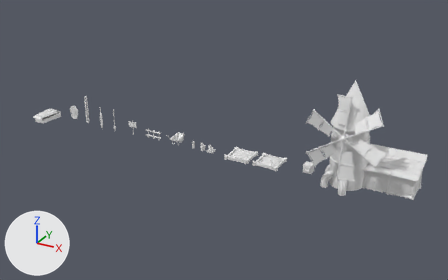
The FBX model Assets/Graph/Mesh/asset_lucas.fbx: old version first, new version second.
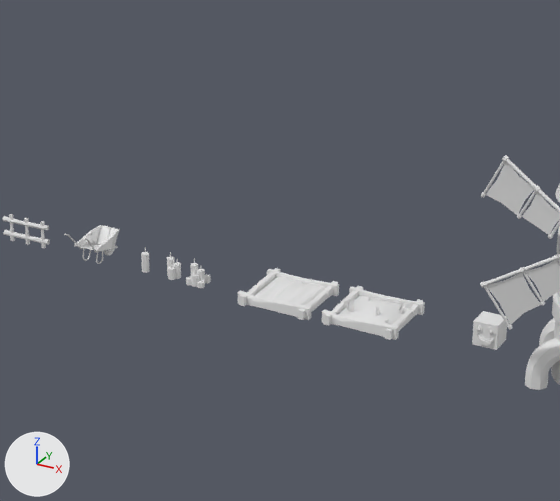
The first picture shows the older version from a camera (50 mm lens) standing at (37.5, -60.2, 32.1) and looking at (4.2, 0.4, 1.8). The close-ups show both versions on the part from 32% to 74% of the width and 20% to 80% of the height of that picture; other places that the commit changed are outside them. Lighting does not change. The marker at lower left points along +X, +Y and +Z. Where no turn or scale is listed for an object, it has been applied to the vertices.

Script lines for the objects in view, before the commit:
```python
me_bougie_grand = bpy.data.meshes.new('bougie grand')
me_bougie_grand.from_pydata(...)  # 339 vertices, 323 faces; spans x -0.395..0.468, y -0.395..0.45, z 0.03..1.111
me_bougie_grand.materials.append(mat_material)  # white #e7e7e7
me_bougie_moyen = bpy.data.meshes.new('bougie moyen')
me_bougie_moyen.from_pydata(...)  # 124 vertices, 118 faces; spans x -0.314..0.323, y -0.274..0.269, z 0.033..1.111
me_bougie_moyen.materials.append(mat_material)  # white #e7e7e7
me_moulin = bpy.data.meshes.new('moulin')
me_moulin.from_pydata(...)  # 3842 vertices, 4032 faces; spans x -6.37..5.83, y -4.04..3.28, z -0.2..11.97
me_moulin.materials.append(mat_material)  # white #e7e7e7
me_terin_c = bpy.data.meshes.new('TERIN C')
me_terin_c.from_pydata(...)  # 245 vertices, 194 faces; spans x -1.61..1.61, y -1.57..1.57, z -0.24..0.24
me_terin_c.materials.append(mat_material)  # white #e7e7e7
me_terin_d = bpy.data.meshes.new('TERIN D')
me_terin_d.from_pydata(...)  # 367 vertices, 239 faces; spans x -1.61..1.61, y -1.57..1.57, z -0.51..0.51
me_terin_d.materials.append(mat_material)  # white #e7e7e7
ob_bougie_grand = bpy.data.objects.new('bougie grand', me_bougie_grand)
ob_bougie_grand.location = (2.49, 0.08, -0.08)
ob_bougie_moyen = bpy.data.objects.new('bougie moyen', me_bougie_moyen)
ob_bougie_moyen.location = (1.31, 0.08, -0.08)
ob_moulin = bpy.data.objects.new('moulin', me_moulin)
ob_moulin.location = (21.74, 0.0, 0.0)
ob_terin_c = bpy.data.objects.new('TERIN C', me_terin_c)
ob_terin_c.location = (6.4, 0.72, 0.11)
ob_terin_d = bpy.data.objects.new('TERIN D', me_terin_d)
ob_terin_d.location = (10.19, 0.72, 0.32)
# also in view: 'BROUETTE' at (-2.4, 0.0, 0.8); 'joueurs' at (15.1, 0.6, 0.5)
```
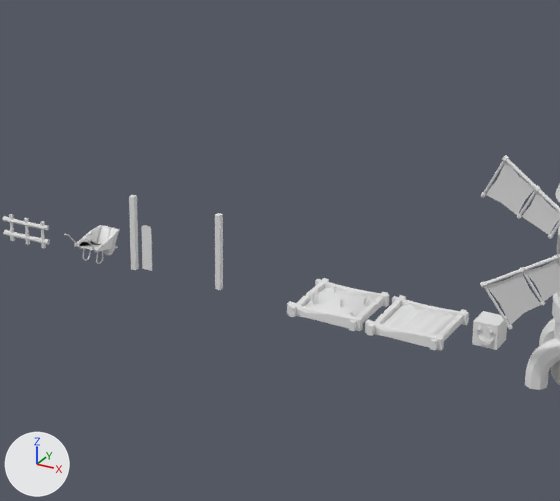
Where the change shows, as pixel boxes [x1, y1, x2, y2] in the close-ups (560 x 501 px):
'TERIN C', moved: before [238, 268, 339, 320]; after [365, 295, 469, 350]
'TERIN D', moved: before [322, 286, 425, 340]; after [287, 278, 389, 331]
'Cube.001', added: after [215, 213, 223, 290]
'Cube', added: after [129, 195, 139, 270]
'Cube.002', added: after [142, 225, 152, 271]
'bougie grand', moved (not visible afterwards): before [186, 258, 211, 288]
'bougie moyen', moved (not visible afterwards): before [167, 252, 181, 280]

Edits to the bpy script that builds the scene:
```text
Change me_terin_d:
    where me_terin_d.from_pydata(...)  # 367 vertices, 239 faces; spans x -1.61..1.61, y -1.57..1.57, z -0.51..0.51
    used by ob_terin_d; location = (10.19, 0.72, 0.32)
    me_terin_d part 1: the whole mesh is moved by (0.0, 0.0, 0.18)
Add me_cube:
    me_cube.from_pydata(...)  # a box spanning x -100.0..100.0, y -100.0..100.0, z -100.0..100.0
Add me_cube_001:
    me_cube_001.from_pydata(...)  # 28 vertices, 16 faces; spans x -0.23..0.23, y -0.01..0.01, z -1.0..1.0
Change ob_bougie_grand:
    ob_bougie_grand.location: (2.49, 0.08, -0.08) -> (-26.67, 0.08, -0.08)
Change ob_bougie_moyen:
    ob_bougie_moyen.location: (1.31, 0.08, -0.08) -> (-27.84, 0.08, -0.08)
Change ob_terin_d:
    ob_terin_d.location: (10.19, 0.72, 0.32) -> (8.64, 0.72, 0.14)
Change ob_terin_c:
    ob_terin_c.location: (6.4, 0.72, 0.11) -> (12.08, 0.72, 0.14)
Add ob_cube:
    ob_cube = bpy.data.objects.new('Cube', me_cube)
    ob_cube.location = (-0.49, 0.0, 1.63)
    ob_cube.rotation_euler = (1.571, 0.0, 0.0)  # degrees (90, 0, 0)
    ob_cube.scale = (0.00117, 0.0165, 0.00117)
Add ob_cube_002:
    ob_cube_002 = bpy.data.objects.new('Cube.002', me_cube_001)
    ob_cube_002.location = (0.12, 0.0, 1.08)
Add ob_cube_001:
    ob_cube_001 = bpy.data.objects.new('Cube.001', me_cube)
    ob_cube_001.location = (3.56, 0.0, 1.63)
    ob_cube_001.rotation_euler = (1.571, 0.0, 0.0)  # degrees (90, 0, 0)
    ob_cube_001.scale = (0.00117, 0.0165, 0.00117)
```
